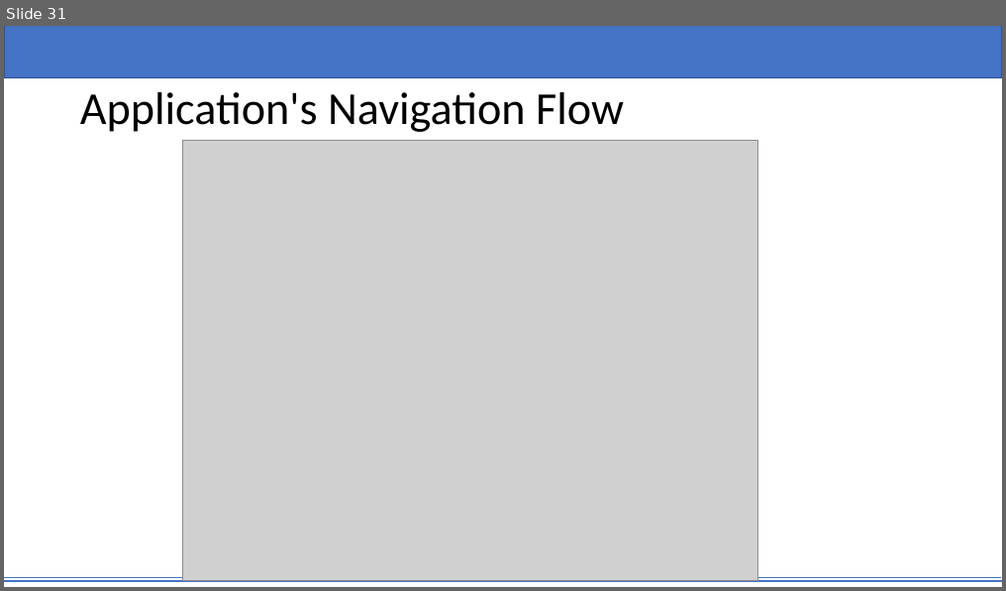
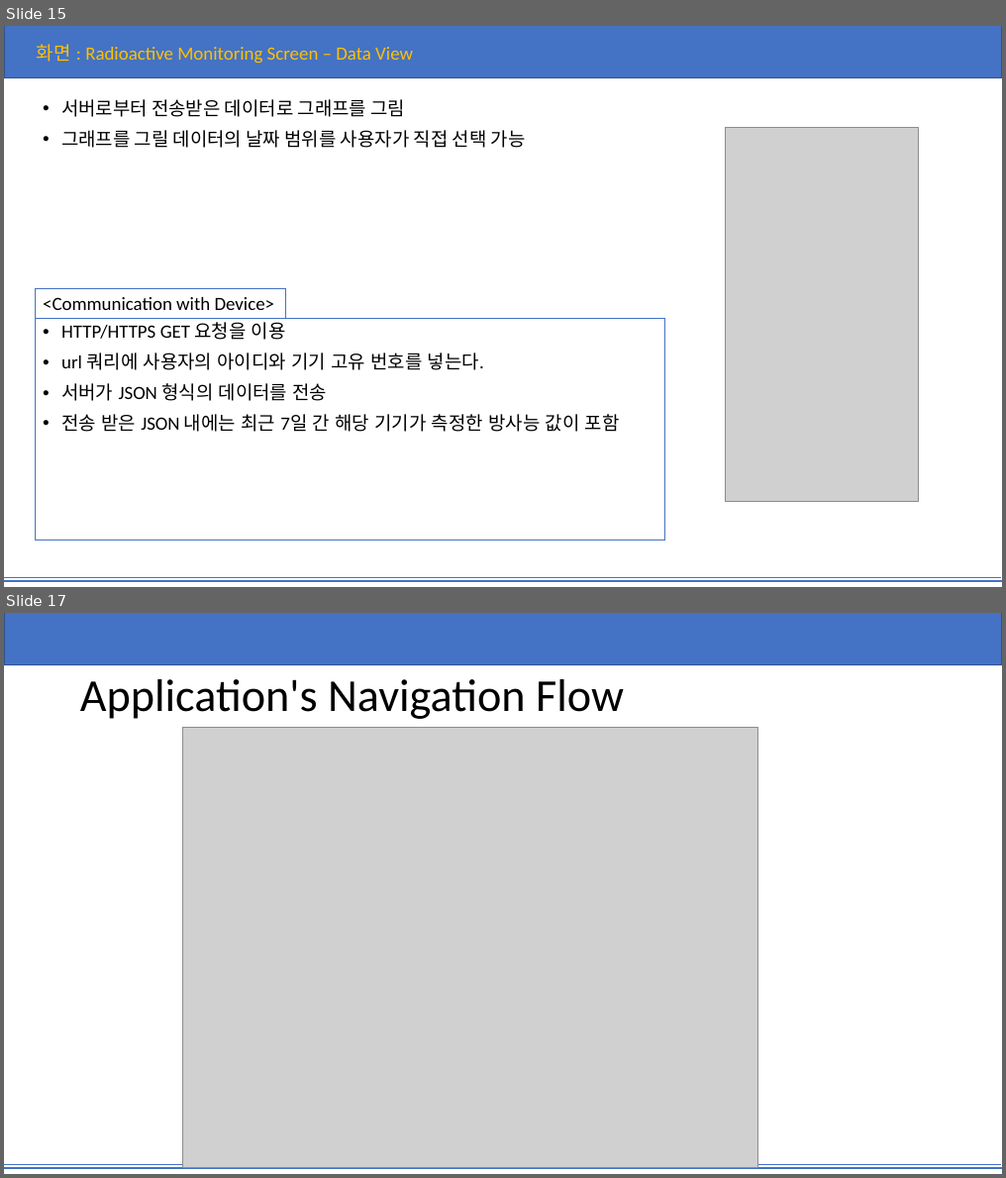
Before and after one commit to yjin910/Technonia_i_app, a slide deck: TEMS.pptx. Shown one above the other, each under a label of ours: slide 31 before the commit, slides 15 and 17 after it; the slides between them are not shown. The pictures are 1006x591 and 1006x1178 pixels, drawn with LibreOffice and Linux fonts; fonts in the diff are those of the drawing; grey boxes stand for pictures. Boxes give left, top, right and bottom in pixels: in the first picture for what was removed or moved away, otherwise in the second. Text is boxed around its words. In the diff, an @@ line names an element or a change of style, - is before the commit and + after.

```diff
--- a/TEMS.pptx
+++ b/TEMS.pptx
@@ slide 15 added at box(4, 26, 1002, 587), background #FFFFFF; not listed: 3 template elements that a slide beside it also shows @@
@@ text added at box(37, 44, 413, 63), 18 pt, text #FFC000 @@
+화면 : Radioactive Monitoring Screen – Data View
@@ text added at box(61, 99, 526, 148), 18 pt, text #000000 @@
+• 서버로부터 전송받은 데이터로 그래프를 그림
+• 그래프를 그릴 데이터의 날짜 범위를 사용자가 직접 선택 가능
@@ picture added at box(726, 127, 919, 502) @@
@@ rectangle added at box(36, 288, 285, 319), outline #4472C4 0.75 pt, 18 pt, text #000000 @@
+<Communication with Device>
@@ rectangle added at box(36, 319, 665, 541), outline #4472C4 0.75 pt, 18 pt, text #000000 @@
+• HTTP/HTTPS GET 요청을 이용
+• url 쿼리에 사용자의 아이디와 기기 고유 번호를 넣는다.
+• 서버가 JSON 형식의 데이터를 전송
+• 전송 받은 JSON 내에는 최근 7일 간 해당 기기가 측정한 방사능 값이 포함
@@ what was slide 31 is now slide 17 @@
```
Also in this commit, not shown: 8 slides changed, 5 other slides added, 28 slides removed, 5 other files.
